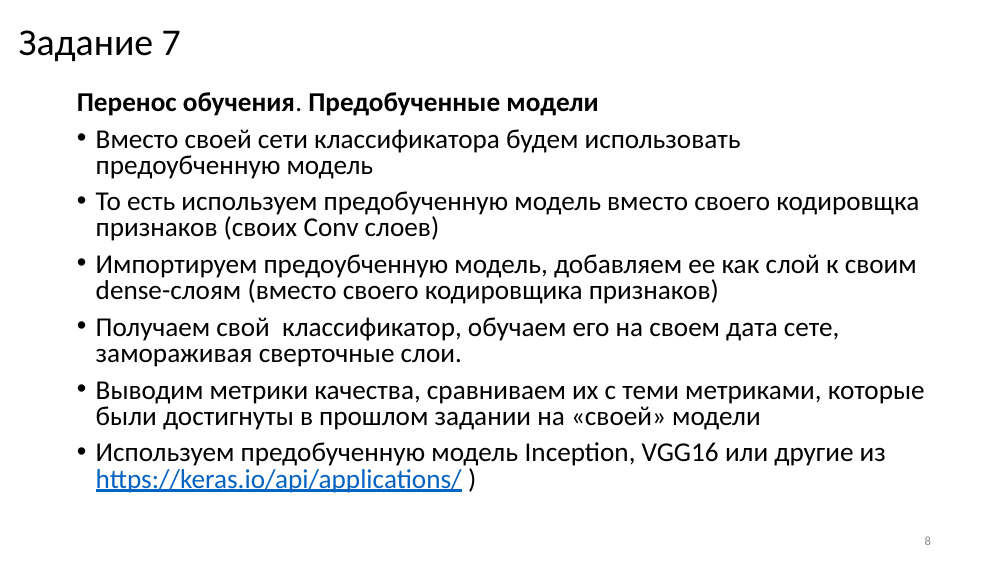
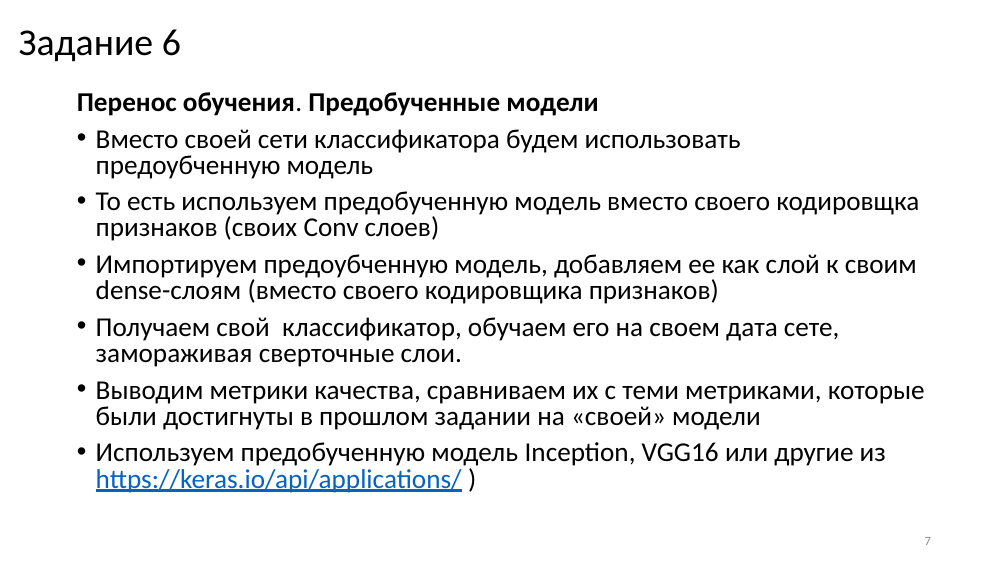
Before and after one commit to itc202/praktik, a slide deck: slide 7 of Нейросети_2024_практические_less2.pptx (slide 8 before the commit). Drawn at 1008x567 pixels with LibreOffice and Linux fonts; fonts in the diff are those of the drawing. Boxes give left, top, right and bottom in pixels: in the first picture for what was removed or moved away, otherwise in the second. Text is boxed around its words. In the diff, an @@ line names an element or a change of style, - is before the commit and + after.

```diff
--- a/Нейросети_2024_практические_less2.pptx
+++ b/Нейросети_2024_практические_less2.pptx
@@ title at box(19, 29, 181, 62): text changed @@
-Задание 7
+Задание 6
@@ page number at box(925, 537, 931, 545): text changed @@
-8
+7
```
Also in this commit, not shown: 1 other slide changed, 2 slides added.
